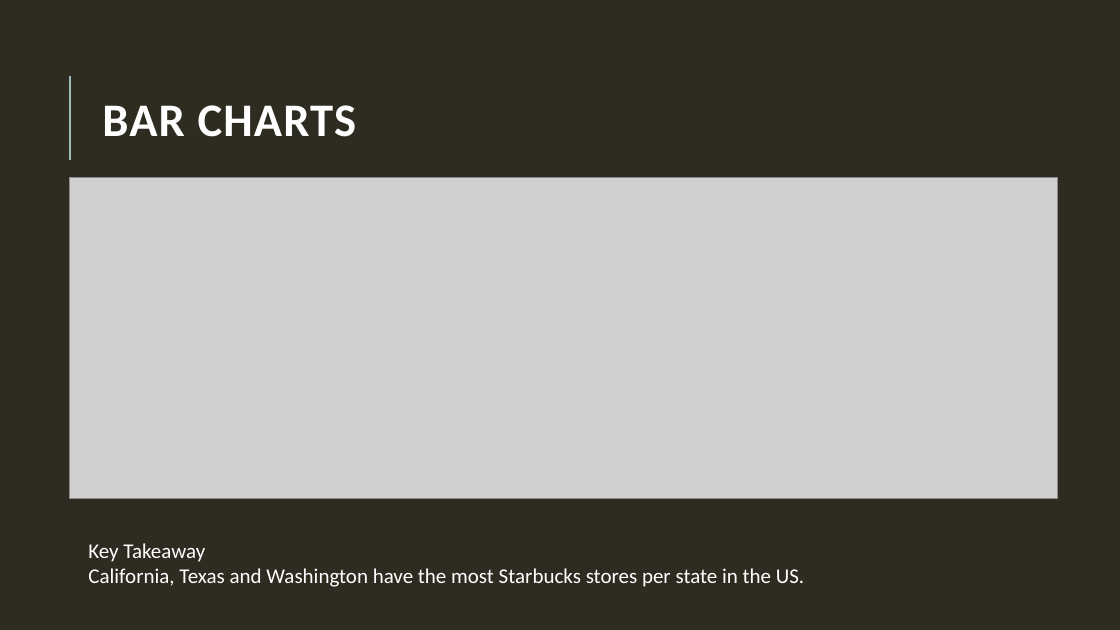
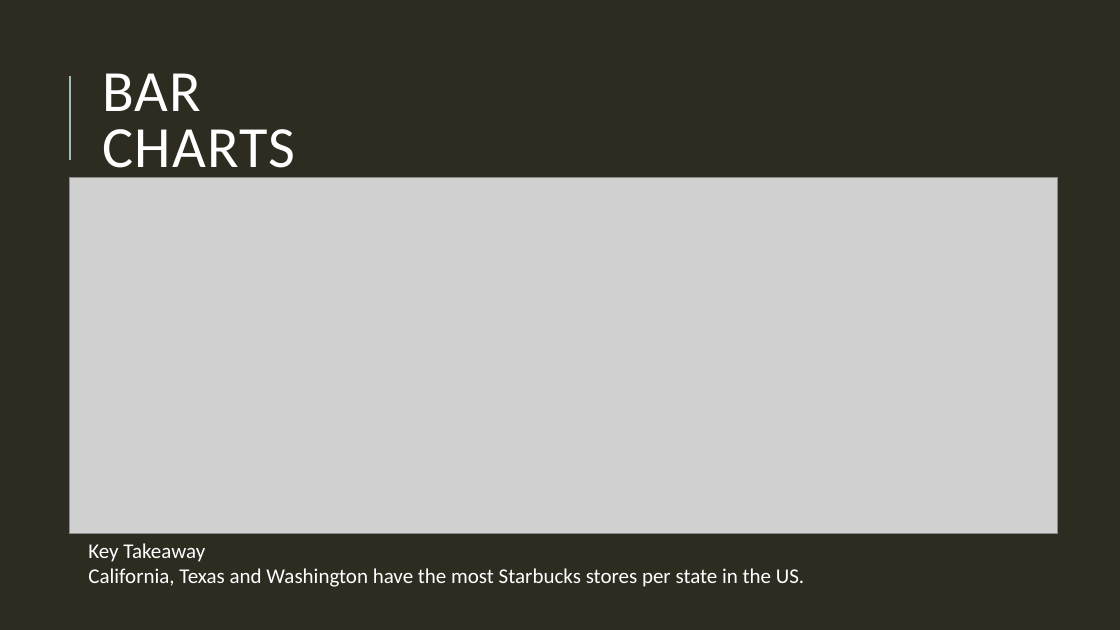
Before and after one commit to sk1990/Project_1_starbucks, a slide deck: slide 5 of Deeper dive and analysis of Starbucks locations.pptx. Drawn at 1120x630 pixels with LibreOffice and Linux fonts; fonts in the diff are those of the drawing; grey boxes stand for pictures. Boxes give left, top, right and bottom in pixels: in the first picture for what was removed or moved away, otherwise in the second. Text is boxed around its words. In the diff, an @@ line names an element or a change of style, - is before the commit and + after.

```diff
--- a/Deeper dive and analysis of Starbucks locations.pptx
+++ b/Deeper dive and analysis of Starbucks locations.pptx
@@ title "BAR CHARTS" at (102,73,295,181): size 40 to 50 pt, bold off @@
@@ picture: place and size @@
-picture at (70,177,1058,499)
+picture at (70,177,1058,534)
```
Also in this commit, not shown: 6 other slides changed, 1 slide added, 4 slides removed.
